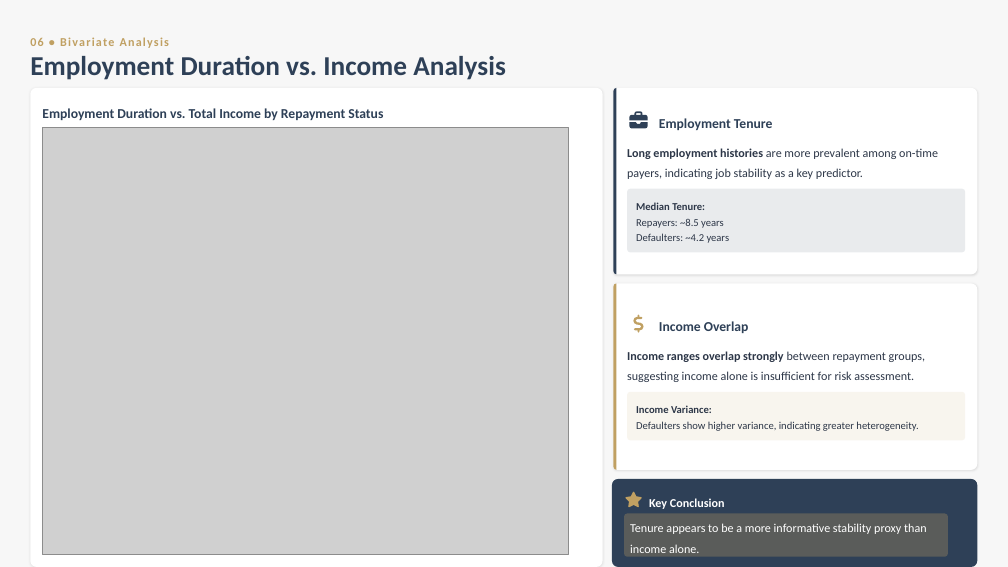
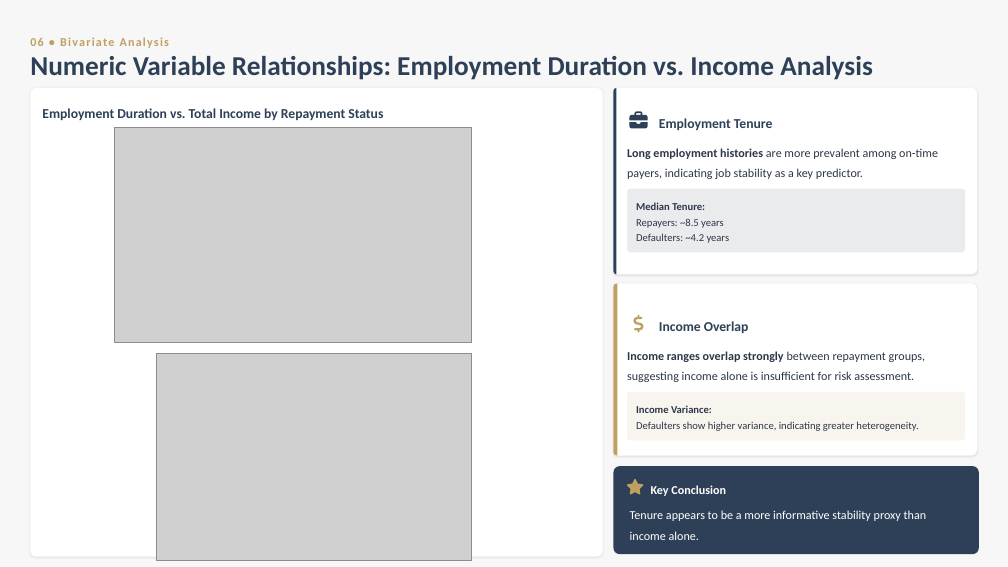
Before and after one commit to skyexry/Data-Bootcamp-Credit-Risk-EDA, a slide deck: slide 6 of Credit Risk Exploratory Data Analysis.pptx (slide 9 before the commit). Drawn at 1008x567 pixels with LibreOffice and Linux fonts; fonts in the diff are those of the drawing; grey boxes stand for pictures. Boxes give left, top, right and bottom in pixels: in the first picture for what was removed or moved away, otherwise in the second. Text is boxed around its words. In the diff, an @@ line names an element or a change of style, - is before the commit and + after.

```diff
--- a/Credit Risk Exploratory Data Analysis.pptx
+++ b/Credit Risk Exploratory Data Analysis.pptx
@@ text at (x1=30, y1=56, x2=774, y2=80): text changed @@
-Employment Duration vs. Income Analysis
+Numeric Variable Relationships: Employment Duration vs. Income Analysis
@@ freeform shape resized from (x1=30, y1=88, x2=603, y2=567) to (x1=30, y1=88, x2=603, y2=557) @@
@@ picture removed at (x1=42, y1=127, x2=569, y2=554) @@
@@ picture added at (x1=115, y1=127, x2=472, y2=342) @@
@@ freeform shape resized from (x1=613, y1=284, x2=977, y2=470) to (x1=613, y1=284, x2=977, y2=456) @@
@@ freeform shape resized from (x1=613, y1=284, x2=616, y2=470) to (x1=613, y1=284, x2=617, y2=456) @@
@@ picture added at (x1=157, y1=354, x2=471, y2=561) @@
@@ freeform shape moved from (x1=612, y1=479, x2=977, y2=567) to (x1=613, y1=467, x2=979, y2=554) @@
@@ text "Key Conclusion" moved from (x1=649, y1=498, x2=725, y2=509) to (x1=651, y1=485, x2=726, y2=496) @@
@@ text "Tenure appears to be a ..." moved from (x1=630, y1=523, x2=927, y2=553) to (x1=630, y1=510, x2=927, y2=540) @@
@@ freeform shape moved from (x1=625, y1=493, x2=643, y2=508) to (x1=627, y1=480, x2=644, y2=495) @@
@@ freeform shape removed at (x1=625, y1=513, x2=948, y2=557) @@
```
Also in this commit, not shown: 5 other slides changed, 2 slides added, 4 slides removed.
